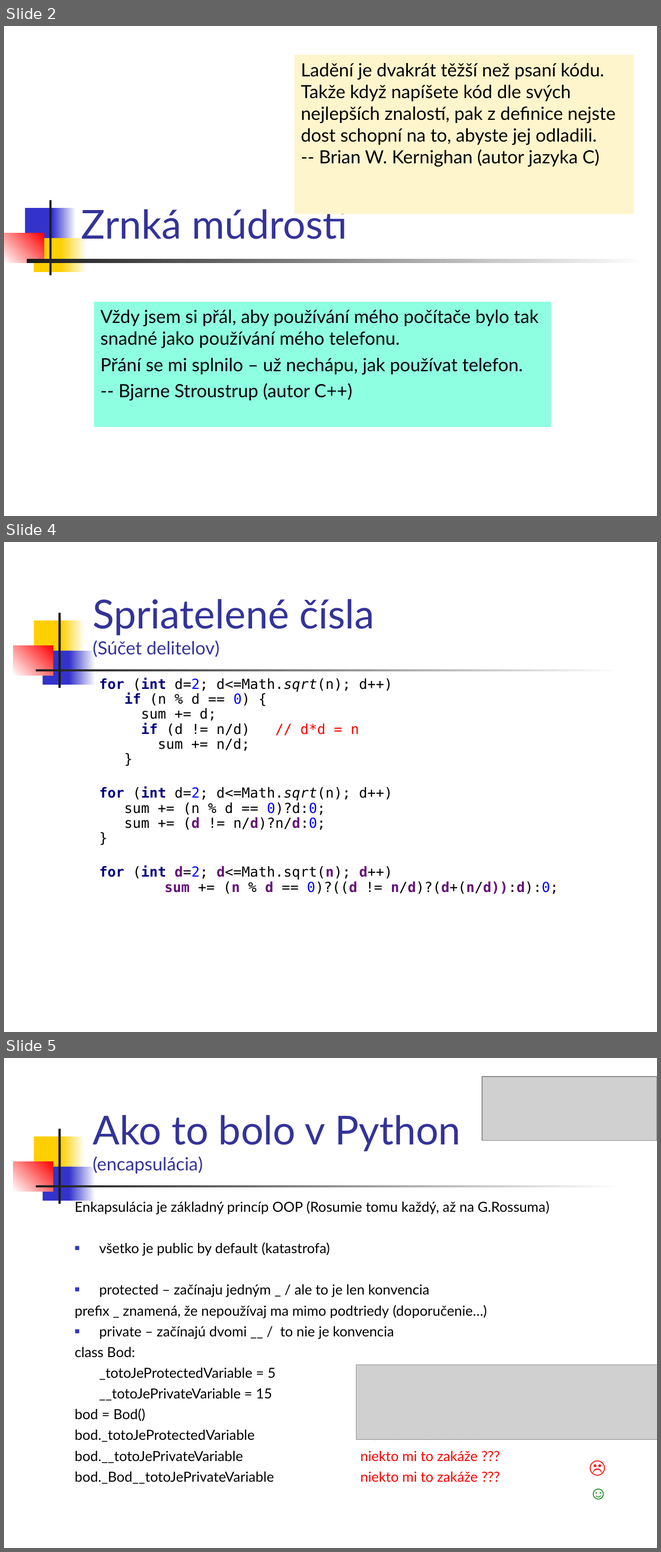
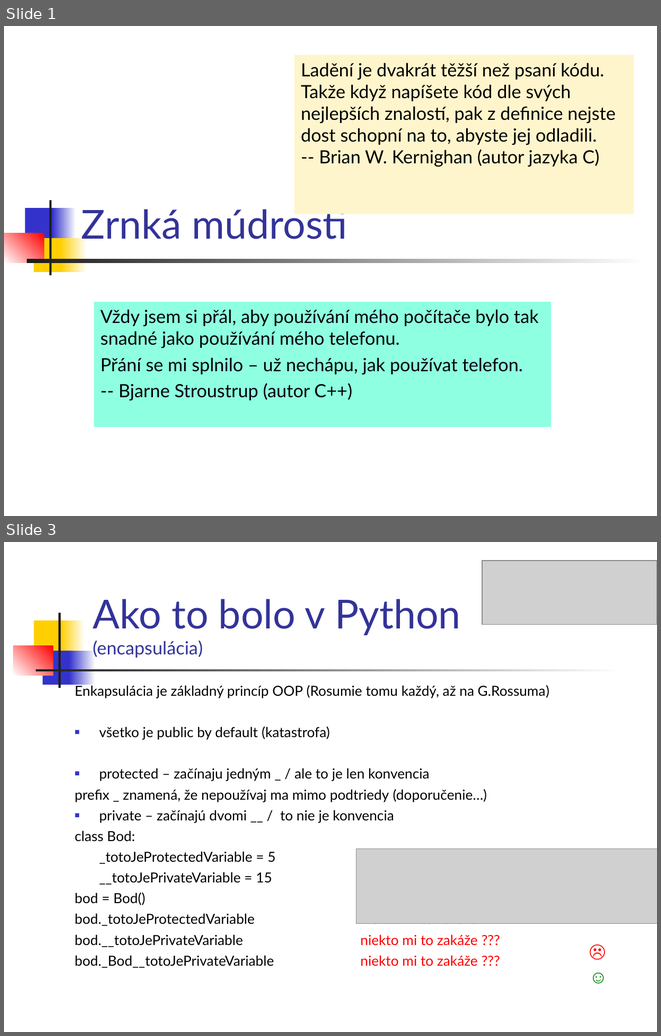
Before and after one commit to Programovanie4/Prednasky, a slide deck: 05/05_java.ppt. Shown one above the other, each under a label of ours: slides 2, 4 and 5 before the commit, slides 1 and 3 after it; the slides between them are not shown. The pictures are 661x1552 and 661x1036 pixels, drawn with LibreOffice and Linux fonts; fonts in the diff are those of the drawing; grey boxes stand for pictures. Boxes give left, top, right and bottom in pixels: in the first picture for what was removed or moved away, otherwise in the second. Text is boxed around its words. In the diff, an @@ line names an element or a change of style, - is before the commit and + after.

```diff
--- a/05/05_java.ppt
+++ b/05/05_java.ppt
@@ slide 4 removed at (4,542,657,1032), background #FFFFFF; not listed: 7 template elements that a slide beside it also shows @@
@@ title removed at (93,599,374,657) @@
-Spriatelené čísla
-(Súčet delitelov)
@@ text removed at (99,678,558,894) @@
-for (int d=2; d<=Math.sqrt(n); d++)
-if (n % d == 0) {
-sum += d;
-if (d != n/d) // d*d = n
-sum += n/d;
-}
-for (int d=2; d<=Math.sqrt(n); d++)
-sum += (n % d == 0)?d:0;
-sum += (d != n/d)?n/d:0;
-}
-for (int d=2; d<=Math.sqrt(n); d++)
-sum += (n % d == 0)?((d != n/d)?(d+(n/d)):d):0;
@@ what was slide 2 is now slide 1 @@
@@ what was slide 5 is now slide 3 @@
```
Also in this commit, not shown: 4 slides changed, 1 slide added, 2 other slides removed, 1 other file.
